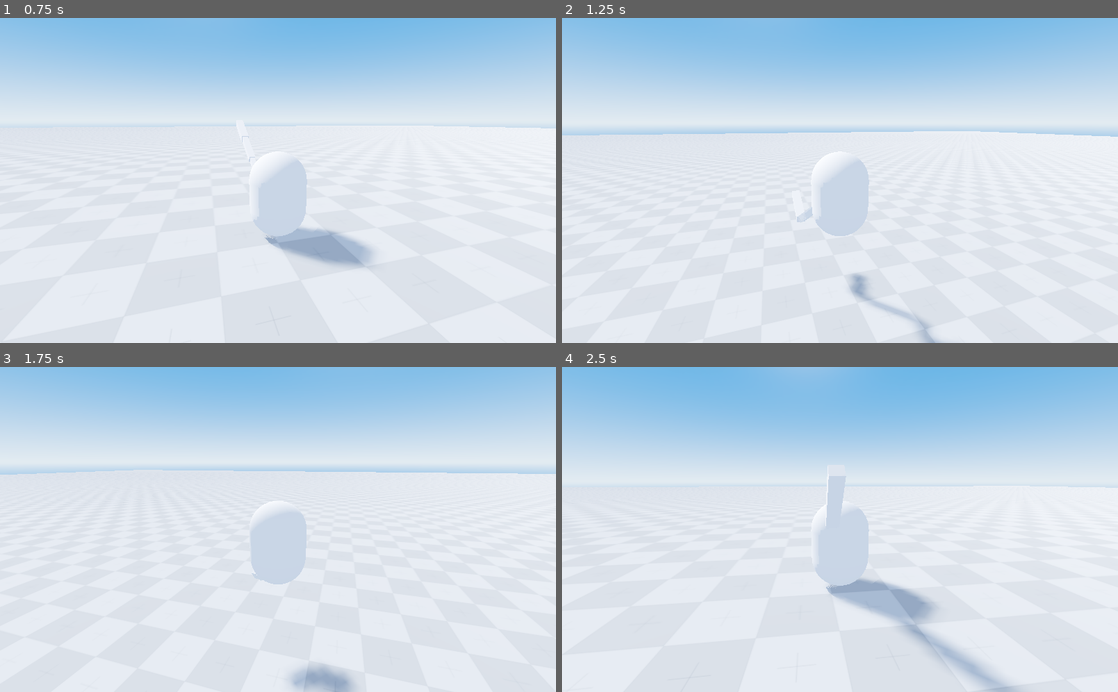
Above: before the commit, frames 1-4 (two rows, left to right).
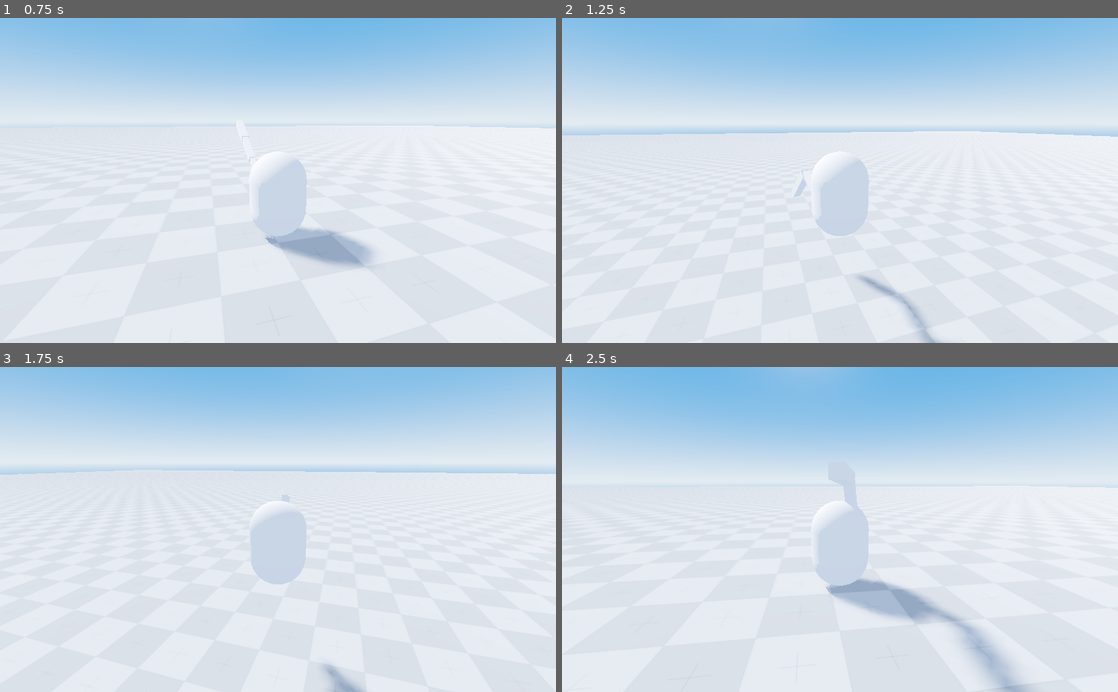
Above: after the commit, the same moments.

Repository: nickyvanurk/game-prototypes
Game: Godot game, scene res://world/world.tscn
The game is run twice, just before and just after one commit, with the same random seed, the same clock (stepped at 60 frames per second) and the same inputs.
Inputs (mouse positions are in pixels of both pictures, inside the frame that each line leads up to):
- Up to frame 1 (0.75 s): tap Enter at 0.5 s; move the mouse to (305, 180) at 0.52 s; hold W (move_forward) from 0.53 s (still down)
- Up to frame 2 (1.25 s): keep holding W (move_forward); tap Space (jump) at 0.77 s
- Up to frame 3 (1.75 s): keep holding W (move_forward); move the mouse to (250, 529) at 1.27 s; tap Space (jump) at 1.52 s
- Up to frame 4 (2.5 s): keep holding W (move_forward); move the mouse to (851, 523) at 2.02 s

Frame 1 is identical in both runs. In frame 2, 0.6% of the frame differs, in the area x 41-65%, y 46-93%; in frame 3, 0.5%; in frame 4, 2.2%, in the area x 47-84%, y 30-100%.

Commit message:
Add a middle joint

Diff:
--- a/procedural-animation/player/leg.gd
+++ b/procedural-animation/player/leg.gd
@@ -10,6 +10,7 @@
 
 var chain_origin = Vector3()
 var target = null
+var middle_joint_target = null
 
 func _ready():
 	if target == null:
@@ -27,6 +28,15 @@
 			target.name = "Target"
 		else:
 			target = $Target
+	if middle_joint_target == null:
+		if not has_node("MiddleJoint"):
+			middle_joint_target = Position3D.new()
+			add_child(middle_joint_target)
+
+			middle_joint_target.name = "MiddleJoint"
+		else:
+			middle_joint_target = $MiddleJoint
+
 	bones = bones.get_children()
 
 func _physics_process(delta):
@@ -47,8 +57,16 @@
 	var target_pos = target.global_transform.origin + (last_bone_dir * last_bone.length)
 
 	# Get the difference between our end effector (the final bone in the chain) and the target
-	var dif = (last_bone.global_transform.origin - target_pos).length()
+#	var dif = (last_bone.global_transform.origin - target_pos).length()
+	var dif = (bones[bones.size()-1].global_transform.origin - target_pos).length()
 	var chain_iterations = 0
+
+	if dif > CHAIN_TOLERANCE:
+		# If we have more than 2 bones, move our middle joint towards it!
+		if bones.size() > 2:
+			var middle_point_pos = middle_joint_target.global_transform.origin
+			var middle_point_pos_diff = (middle_point_pos - bones[bones.size() / 2].global_transform.origin)
+			bones[bones.size() / 2].global_transform.origin += middle_point_pos_diff.normalized()
 
 	while dif > CHAIN_TOLERANCE:
 		chain_backward()
@@ -56,7 +74,7 @@
 		chain_apply_rotation()
 
 		# Update the difference between our end effector (the final bone in the chain) and the target
-		dif = (last_bone.global_transform.origin - target_pos).length()
+		dif = (bones[bones.size()-1].global_transform.origin - target_pos).length()
 
 		# Add one to chain_iterations. If we have reached our max iterations, then break
 		chain_iterations = chain_iterations + 1
--- a/procedural-animation/player/leg.tscn
+++ b/procedural-animation/player/leg.tscn
@@ -39,5 +39,8 @@
 skeleton = NodePath("")
 material/0 = null
 
+[node name="MiddleJoint" type="Position3D" parent="."]
+transform = Transform( 1, 0, 0, 0, 1, 0, 0, 0, 1, 0, 2, -0.5 )
+
 [node name="Target" type="Position3D" parent="."]
-transform = Transform( 1, 0, 0, 0, 1, 0, 0, 0, 1, 0, -0.984785, -2.88191 )
+transform = Transform( 1, 0, 0, 0, 1, 0, 0, 0, 1, 0, 0, -3 )
